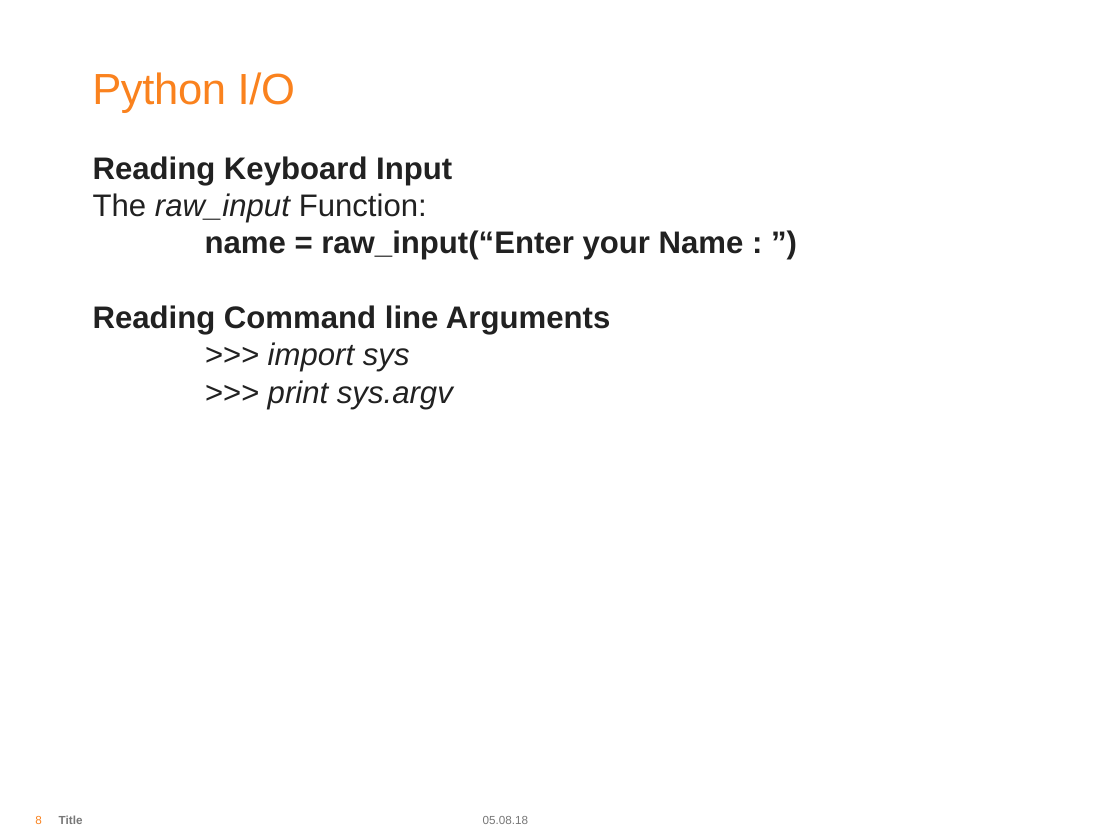
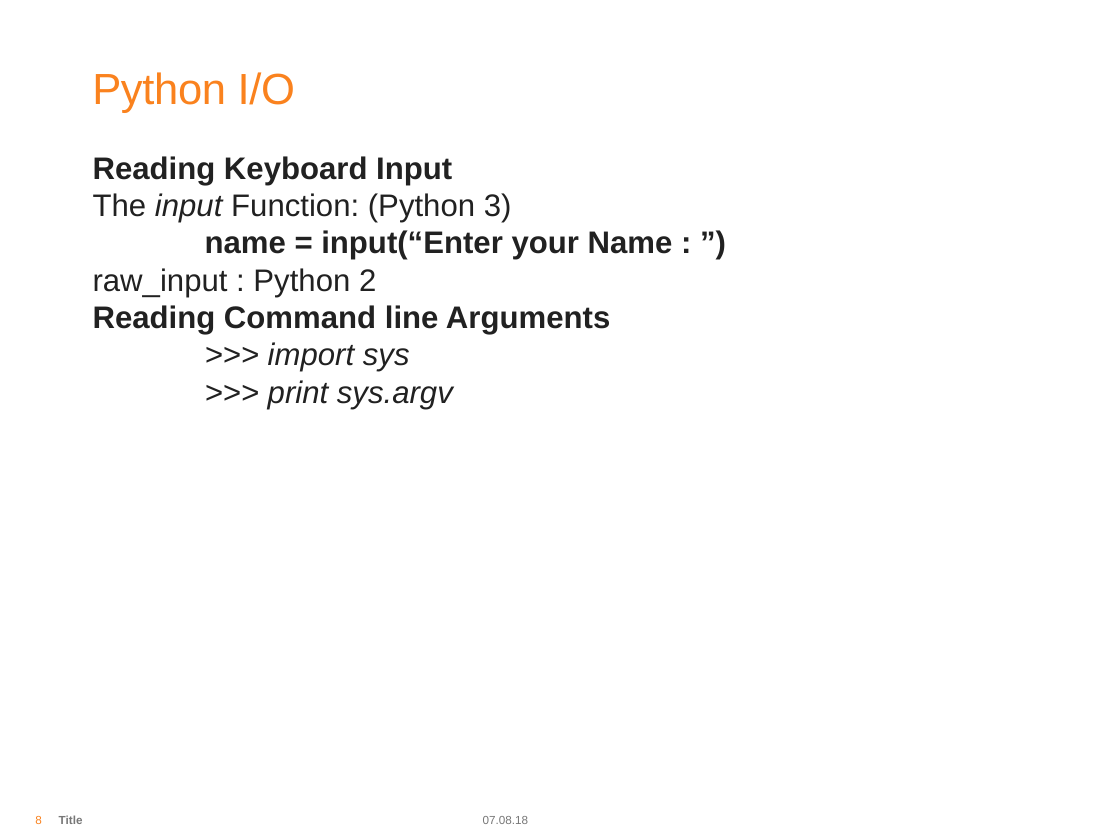
Before and after one commit to arjunrautela/Introduction-To-Python, a slide deck: slide 8 of PPT/Introduction To Python Day 2.pptx. Drawn at 1120x840 pixels with LibreOffice and Linux fonts; fonts in the diff are those of the drawing; background and template pictures are left out. Boxes give left, top, right and bottom in pixels: in the first picture for what was removed or moved away, otherwise in the second. Text is boxed around its words. In the diff, an @@ line names an element or a change of style, - is before the commit and + after.

```diff
--- a/PPT/Introduction To Python Day 2.pptx
+++ b/PPT/Introduction To Python Day 2.pptx
@@ text at box(93, 193, 673, 297): text changed; bold off @@
-The raw_input Function:
-name = raw_input(“Enter your Name : ”)
+The input Function: (Python 3)
+name = input(“Enter your Name : ”)
+raw_input : Python 2
@@ text at box(483, 816, 529, 824): text changed @@
-05.08.18
+07.08.18
```
Also in this commit, not shown: 30 other slides changed, 1 slide removed, 53 other files.
